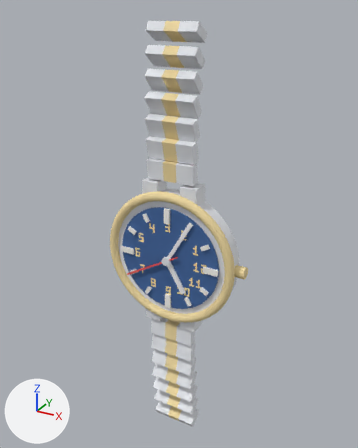
The OBJ model examples/recipes/wristwatch/scene.obj as it was, and as the next commit left it.
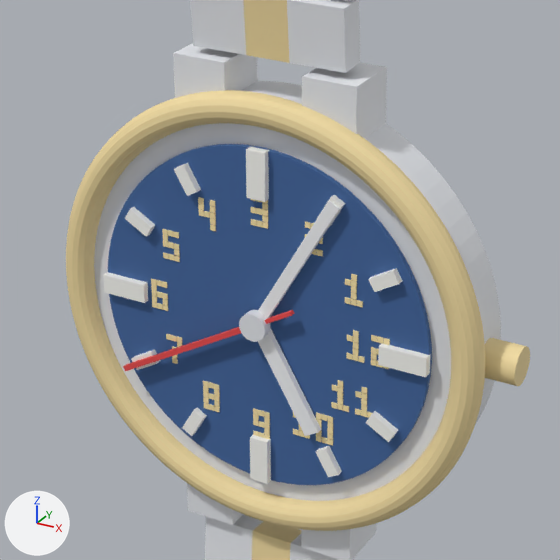
Each version appears first whole from a 50 mm lens placed at (6.54, -11.55, 6.84), pointed at (-0.02, 0.37, 0.88), and next in a close-up on the part from 25% to 72% of the width and 37% to 74% of the height. Arrows for +X, +Y and +Z are at lower left; the lights stay in place. The last two pictures show the newer version. Where no turn or scale is listed for an object, it has been applied to the vertices. Vertices at exactly the same position are counted once.

The first close-up shows 'wristwatch'.
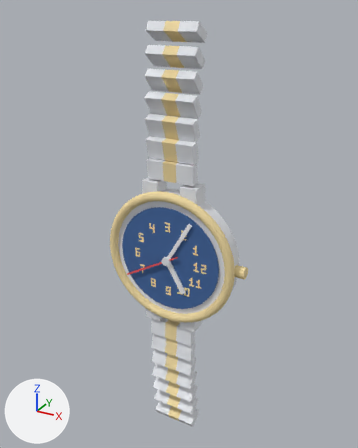
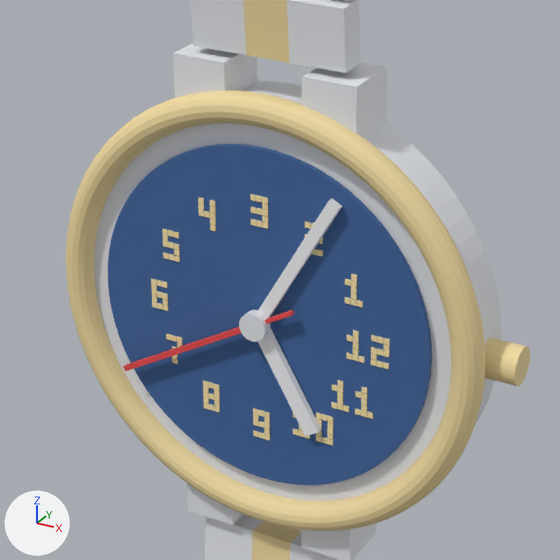
Commit message: refine(wristwatch): smaller tapered hour markers

What changed in the scene script:
```text
Change me_wristwatch:
    used by ob_wristwatch; location = (0.0, 0.0, 0.0)
    remove me_wristwatch.from_pydata(...)  # 4944 vertices, 4844 faces; spans x -2.09..2.31, y -0.5..0.5, z -6.5..6.5
    add me_wristwatch.from_pydata(...)  # 4848 vertices, 4772 faces; spans x -2.09..2.31, y -0.5..0.5, z -6.5..6.5
    me_wristwatch part 1: 12 loose pieces with 96 vertices, spanning x -1.62..1.62, y -0.41..-0.33, z -1.62..1.62, are deleted
```

Location of each change, (x1, y1, x2, y2) in pixels of the close-ups (560 x 560 px):
part 1 of me_wristwatch, deleted: before (103, 147, 430, 484)
